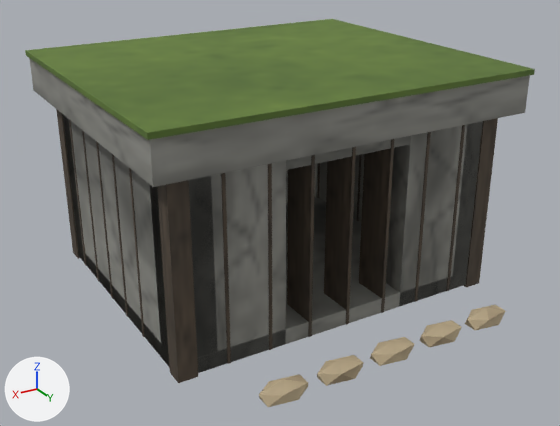
The FBX model Export/LOD/SW_POI/SM_POI_Bunker_LOD1.fbx: old version first, new version second.
One viewpoint serves both versions: a 50 mm lens placed at (14.5, 25.0, 14.8), pointed at (0.4, 1.6, 3.0). Arrows for +X, +Y and +Z are at lower left; the lights stay in place. The older version comes first.

In view in the first picture: 'SM_POI_Bunker_LOD1'.
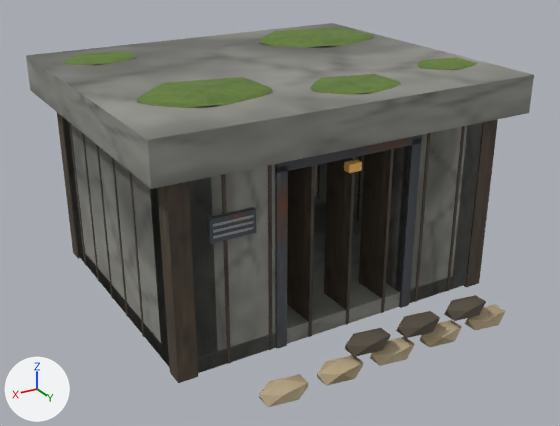
Changed parts and their boxes [x1, y1, x2, y2] in the pictures (560 x 426 px; the box of a moved part takes in the faces that stretch with it):
'SM_POI_Bunker_LOD1', reshaped
    before: [25, 19, 535, 407]
    after: [26, 23, 534, 407]
part 1 of me_sm_poi_bunker_lod1, added (green)
    after: [259, 27, 374, 48]
part 2 of me_sm_poi_bunker_lod1, added (green)
    after: [137, 77, 272, 108]
part 3 of me_sm_poi_bunker_lod1, added (green)
    after: [310, 74, 401, 95]
part 4 of me_sm_poi_bunker_lod1, added (green)
    after: [62, 51, 137, 65]
part 5 of me_sm_poi_bunker_lod1, added (green)
    after: [417, 57, 477, 70]
part 6 of me_sm_poi_bunker_lod1, added
    after: [395, 138, 422, 308]
part 7 of me_sm_poi_bunker_lod1, added
    after: [275, 166, 288, 349]
part 8 of me_sm_poi_bunker_lod1, added
    after: [275, 135, 422, 173]
part 9 of me_sm_poi_bunker_lod1, added
    after: [344, 159, 362, 173]
part 10 of me_sm_poi_bunker_lod1, added
    after: [207, 207, 256, 244]
part 11 of me_sm_poi_bunker_lod1, added
    after: [213, 226, 254, 239]
part 12 of me_sm_poi_bunker_lod1, added
    after: [213, 221, 254, 233]
part 13 of me_sm_poi_bunker_lod1, added
    after: [213, 215, 254, 227]
part 14 of me_sm_poi_bunker_lod1, added (brown)
    after: [345, 328, 391, 357]
part 15 of me_sm_poi_bunker_lod1, added (brown)
    after: [396, 311, 440, 338]
part 16 of me_sm_poi_bunker_lod1, added (brown)
    after: [444, 295, 486, 321]
part 17 of me_sm_poi_bunker_lod1, deleted
    before: [29, 58, 530, 187]
part 18 of me_sm_poi_bunker_lod1, moved or reshaped
    before: [25, 19, 535, 140]
    after: [26, 56, 534, 189]
part 19 of me_sm_poi_bunker_lod1, surface changed
    before: [25, 19, 535, 140]
    after: [26, 23, 534, 189]

What changed in the scene script:
```text
Change me_sm_poi_bunker_lod1:
    remove me_sm_poi_bunker_lod1.from_pydata(...)  # 340 vertices, 322 faces; spans x -7.3..7.3, y -6.3..8.62, z -0.1..8.6
    add me_sm_poi_bunker_lod1.from_pydata(...)  # 508 vertices, 536 faces; spans x -7.3..7.3, y -6.3..8.62, z -0.1..8.58
    me_sm_poi_bunker_lod1 part 1: a new loose piece, an icosphere of 20 faces spanning x -7.29..-1.71, y -5.49..-1.51, z 8.22..8.58, in mat_m_survivalatlas_embed (picture img_t_survivalatlas_color_embed256_png)
    me_sm_poi_bunker_lod1 part 2: a new loose piece, an icosphere of 20 faces spanning x 1.44..6.16, y 0.92..4.28, z 8.25..8.55, in mat_m_survivalatlas_embed (picture img_t_survivalatlas_color_embed256_png)
    me_sm_poi_bunker_lod1 part 3: a new loose piece, an icosphere of 20 faces spanning x -2.72..0.72, y 2.98..5.42, z 8.29..8.51, in mat_m_survivalatlas_embed (picture img_t_survivalatlas_color_embed256_png)
    me_sm_poi_bunker_lod1 part 4: a new loose piece, an icosphere of 20 faces spanning x 3.5..6.5, y -5.27..-3.13, z 8.3..8.5, in mat_m_survivalatlas_embed (picture img_t_survivalatlas_color_embed256_png)
    me_sm_poi_bunker_lod1 part 5: a new loose piece, an icosphere of 20 faces spanning x -7.09..-4.51, y 2.48..4.32, z 8.32..8.48, in mat_m_survivalatlas_embed (picture img_t_survivalatlas_color_embed256_png)
    me_sm_poi_bunker_lod1 part 6: a new loose piece, a box spanning x -2.9..-2.5, y 5.2..5.6, z 0.0..6.6, in mat_m_survivalatlas_embed (picture img_t_survivalatlas_color_embed256_png)
    me_sm_poi_bunker_lod1 part 7: a new loose piece, a box spanning x 2.5..2.9, y 5.2..5.6, z 0.0..6.6, in mat_m_survivalatlas_embed (picture img_t_survivalatlas_color_embed256_png)
    me_sm_poi_bunker_lod1 part 8: a new loose piece, a box spanning x -2.9..2.9, y 5.2..5.6, z 6.4..6.8, in mat_m_survivalatlas_embed (picture img_t_survivalatlas_color_embed256_png)
    me_sm_poi_bunker_lod1 part 9: a new loose piece, a box spanning x -0.25..0.25, y 5.47..5.77, z 5.95..6.25, in mat_m_survivalatlas_embed (picture img_t_survivalatlas_color_embed256_png)
    me_sm_poi_bunker_lod1 part 10: a new loose piece, a box spanning x 3.7..5.3, y 5.4..5.7, z 4.6..5.4, in mat_m_survivalatlas_embed (picture img_t_survivalatlas_color_embed256_png)
    me_sm_poi_bunker_lod1 part 11: a new loose piece, a box spanning x 3.8..5.2, y 5.4..5.72, z 4.76..4.84, in mat_m_survivalatlas_embed (picture img_t_survivalatlas_color_embed256_png)
    me_sm_poi_bunker_lod1 part 12: a new loose piece, a box spanning x 3.8..5.2, y 5.4..5.72, z 4.96..5.04, in mat_m_survivalatlas_embed (picture img_t_survivalatlas_color_embed256_png)
    me_sm_poi_bunker_lod1 part 13: a new loose piece, a box spanning x 3.8..5.2, y 5.4..5.72, z 5.16..5.24, in mat_m_survivalatlas_embed (picture img_t_survivalatlas_color_embed256_png)
    me_sm_poi_bunker_lod1 part 14: a new loose piece, an icosphere of 20 faces spanning x 0.16..1.94, y 7.78..8.62, z 0.72..1.48, in mat_m_survivalatlas_embed (picture img_t_survivalatlas_color_embed256_png)
    me_sm_poi_bunker_lod1 part 15: a new loose piece, an icosphere of 20 faces spanning x -1.94..-0.16, y 7.78..8.62, z 0.72..1.48, in mat_m_survivalatlas_embed (picture img_t_survivalatlas_color_embed256_png)
    me_sm_poi_bunker_lod1 part 16: a new loose piece, an icosphere of 20 faces spanning x -4.04..-2.26, y 7.78..8.62, z 0.72..1.48, in mat_m_survivalatlas_embed (picture img_t_survivalatlas_color_embed256_png)
    me_sm_poi_bunker_lod1 part 17: the loose piece of 8 vertices spanning x -7.2..7.2, y -6.2..6.2, z 7.0..8.4 is deleted
    me_sm_poi_bunker_lod1 part 18: 4 vertices moved from x -7.3..7.3, y -6.3..6.3, z 8.6 to x -7.3..7.3, y -6.3..6.3, z 7.0
    me_sm_poi_bunker_lod1 part 19: 6 kept faces spanning x -7.3..7.3, y -6.3..6.3, z 7.0..8.4 get new texture (UV) coordinates
    other edits to the shape of me_sm_poi_bunker_lod1 do not show in these pictures
```
